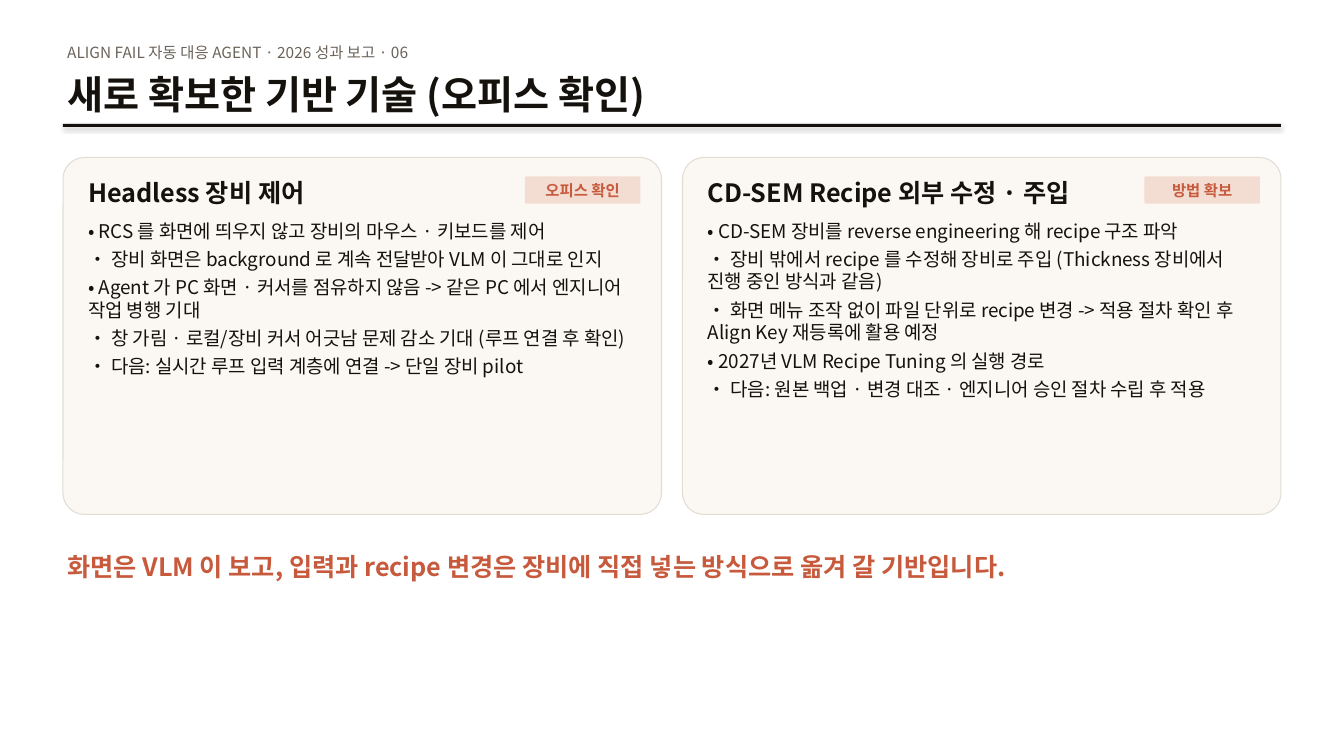
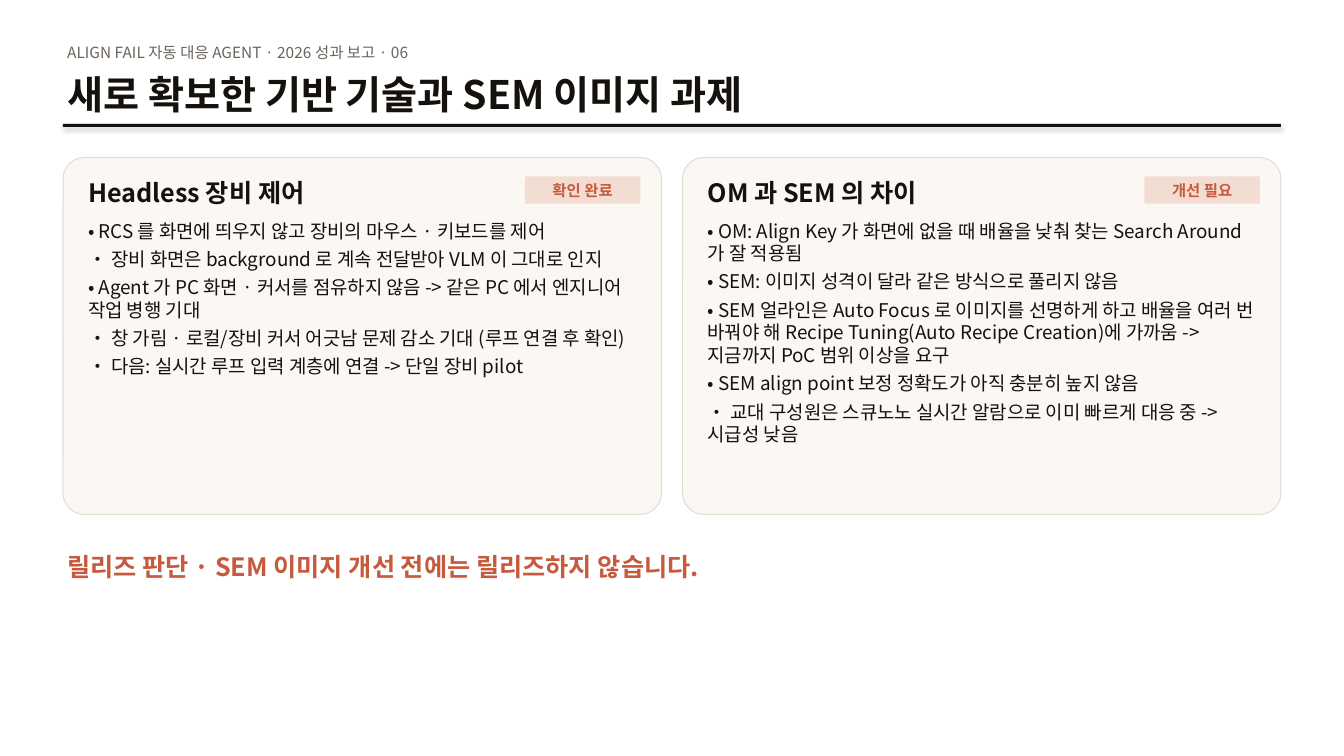
Before and after one commit to DarrenKoi/auto_recipe_creator, a slide deck: slide 7 of docs/project_progress/Align_Tuning_Agent_2026_year_end.pptx. Drawn at 1344x756 pixels with LibreOffice and Linux fonts; fonts in the diff are those of the drawing. Boxes give left, top, right and bottom in pixels: in the first picture for what was removed or moved away, otherwise in the second. Text is boxed around its words. In the diff, an @@ line names an element or a change of style, - is before the commit and + after.

```diff
--- a/docs/project_progress/Align_Tuning_Agent_2026_year_end.pptx
+++ b/docs/project_progress/Align_Tuning_Agent_2026_year_end.pptx
@@ text at box(67, 76, 743, 113): text changed @@
-새로 확보한 기반 기술 (오피스 확인)
+새로 확보한 기반 기술과 SEM 이미지 과제
@@ text in rounded rectangle at box(552, 183, 612, 198): text changed @@
-오피스 확인
+확인 완료
@@ text at box(708, 181, 917, 205): text changed @@
-CD-SEM Recipe 외부 수정 · 주입
+OM 과 SEM 의 차이
@@ text in rounded rectangle at box(1172, 183, 1232, 198): text changed @@
-방법 확보
+개선 필요
@@ text at box(708, 222, 1253, 443): text changed @@
-• CD-SEM 장비를 reverse engineering 해 recipe 구조 파악
-• 장비 밖에서 recipe 를 수정해 장비로 주입 (Thickness 장비에서 진행 중인 방식과 같음)
-• 화면 메뉴 조작 없이 파일 단위로 recipe 변경 -> 적용 절차 확인 후 Align Key 재등록에 활용 예정
-• 2027년 VLM Recipe Tuning 의 실행 경로
-• 다음: 원본 백업 · 변경 대조 · 엔지니어 승인 절차 수립 후 적용
+• OM: Align Key 가 화면에 없을 때 배율을 낮춰 찾는 Search Around 가 잘 적용됨
+• SEM: 이미지 성격이 달라 같은 방식으로 풀리지 않음
+• SEM 얼라인은 Auto Focus 로 이미지를 선명하게 하고 배율을 여러 번 바꿔야 해 Recipe Tuning(Auto Recipe Creation)에 가까움 -> 지금까지 PoC 범위 이상을 요구
+• SEM align point 보정 정확도가 아직 충분히 높지 않음
+• 교대 구성원은 스큐노노 실시간 알람으로 이미 빠르게 대응 중 -> 시급성 낮음
@@ text at box(67, 555, 699, 579): text changed @@
-화면은 VLM 이 보고, 입력과 recipe 변경은 장비에 직접 넣는 방식으로 옮겨 갈 기반입니다.
+릴리즈 판단 · SEM 이미지 개선 전에는 릴리즈하지 않습니다.
```
Also in this commit, not shown: 3 other slides changed, 2 other files.
